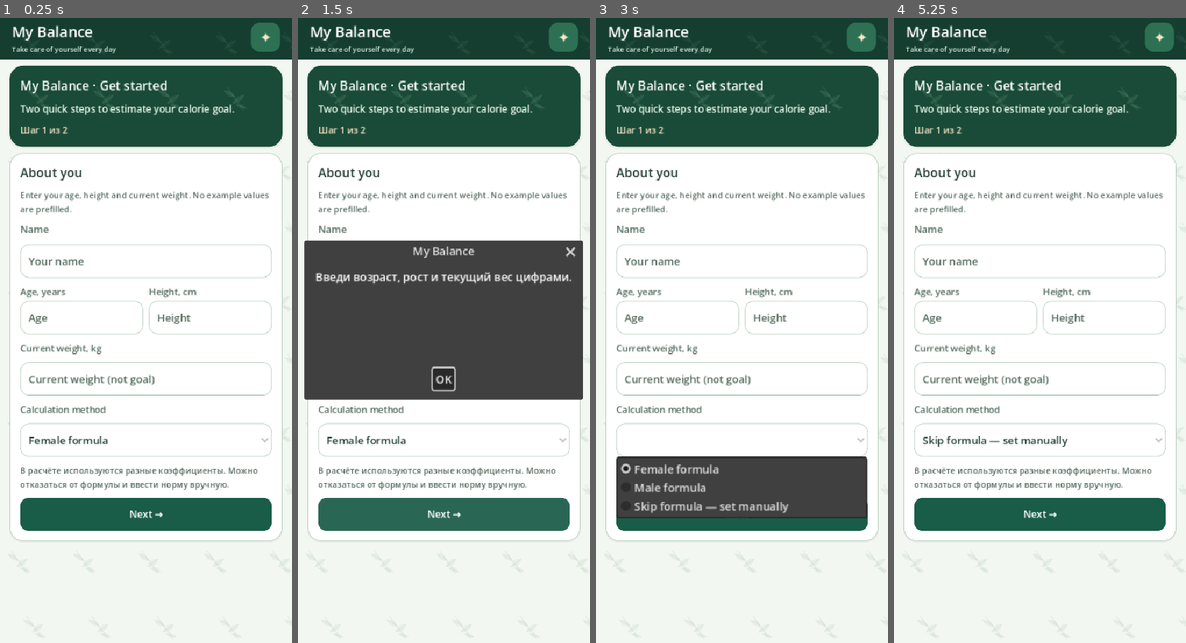
Above: before the commit, frames 1-4 (left to right).
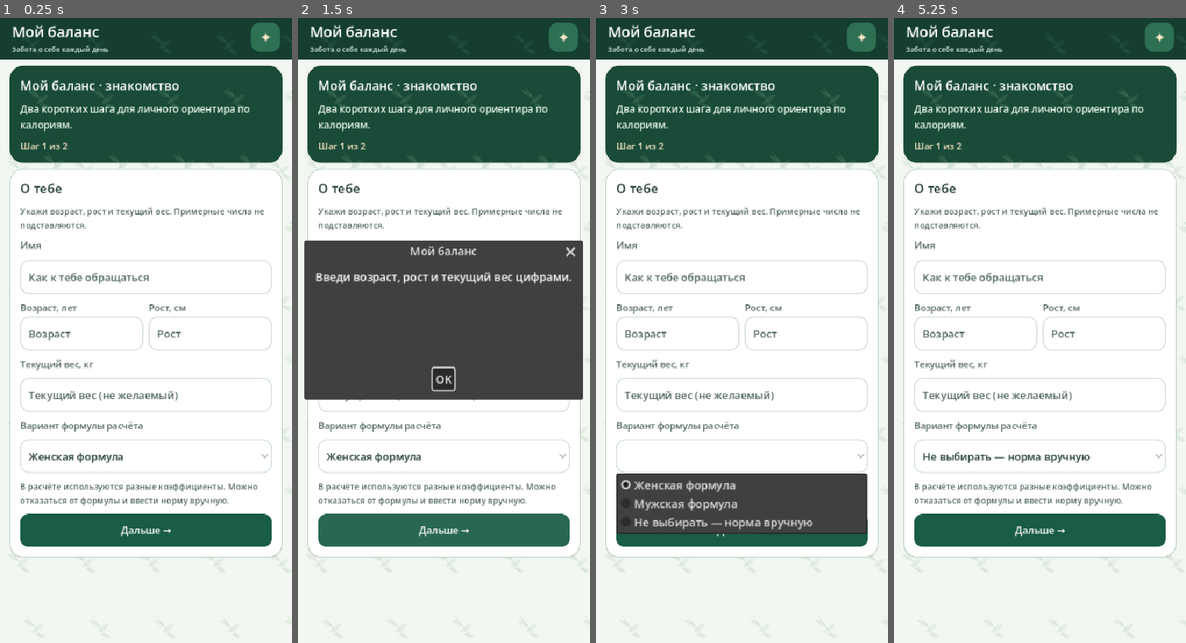
Above: after the commit, the same moments.

Repository: Domenklay/My_balance
Game: Godot game, scene res://main.tscn
Two runs of this game, one before a commit and one after it. Both use one fixed random seed, a clock stepped at 60 frames per second and the inputs below.
Inputs:
- Up to frame 1 (0.25 s): no input
- Up to frame 2 (1.5 s): click "Next →" (after the commit: "Дальше →") at 0.5 s; click "Next →" (after the commit: "Дальше →") at 1.25 s
- Up to frame 3 (3 s): click "OK" at 2 s; click "Female formula" (after the commit: "Женская формула") at 2.75 s
- Up to frame 4 (5.25 s): click "Female formula" (after the commit: "Женская формула") at 3.5 s; click "Female formula" (after the commit: "Женская формула") at 4.25 s; click "Next →" (after the commit: "Дальше →") at 5 s

The runs differ from the first frame. In frame 1, 17% of the frame differs, in the area x 3-100%, y 1-87%; in frame 2, 14%; in frame 3, 18%; in frame 4, 17%.

Commit message:
Keep Russian fallback and adapt compact layout regression to separate settings footer

Diff:
--- a/godot/project.godot
+++ b/godot/project.godot
@@ -15,6 +15,10 @@
 window/stretch/mode="canvas_items"
 window/handheld/orientation=1
 
+[internationalization]
+
+locale/fallback="ru"
+
 [input_devices]
 
 pointing/emulate_mouse_from_touch=true
--- a/godot/tests/compact_layout_test.gd
+++ b/godot/tests/compact_layout_test.gd
@@ -81,7 +81,7 @@
     app.tab = "profile"
     app._render()
     await process_frame
-    if app.body.get_child_count() > 4:
+    if app.body.get_child_count() > 5:
         _fail("profile still has excess permanent cards")
         return
     if _button(app, "▾ Показать все достижения") == null:
@@ -91,7 +91,7 @@
         _fail("avatar frames should be in expanded achievements only")
         return
     if _button(app, "📷 Выбрать фото для аватара") == null or \
-            _button(app, "⚙ Настройки и анкета") == null:
+            _button(app, "⚙ Настройки") == null:
         _fail("important profile actions hidden by compact layout")
         return
     _button(app, "▾ Показать все достижения").pressed.emit()
@@ -99,7 +99,7 @@
     if _button(app, "▾ Выбрать рамку") == null:
         _fail("expanded achievements cannot reveal avatar frames")
         return
-    _button(app, "⚙ Настройки и анкета").pressed.emit()
+    _button(app, "⚙ Настройки").pressed.emit()
     await process_frame
     if _button(app, "Моя анкета · пересчитать норму") == null:
         _fail("existing users cannot edit questionnaire from settings")
